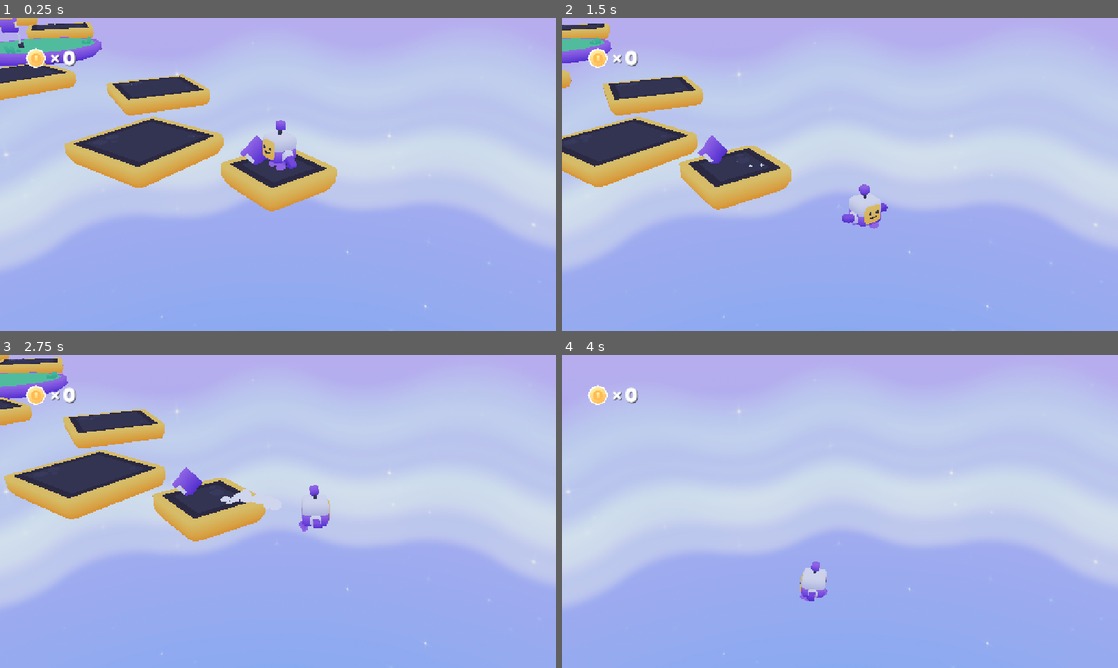
Above: before the commit, frames 1-4 (two rows, left to right).
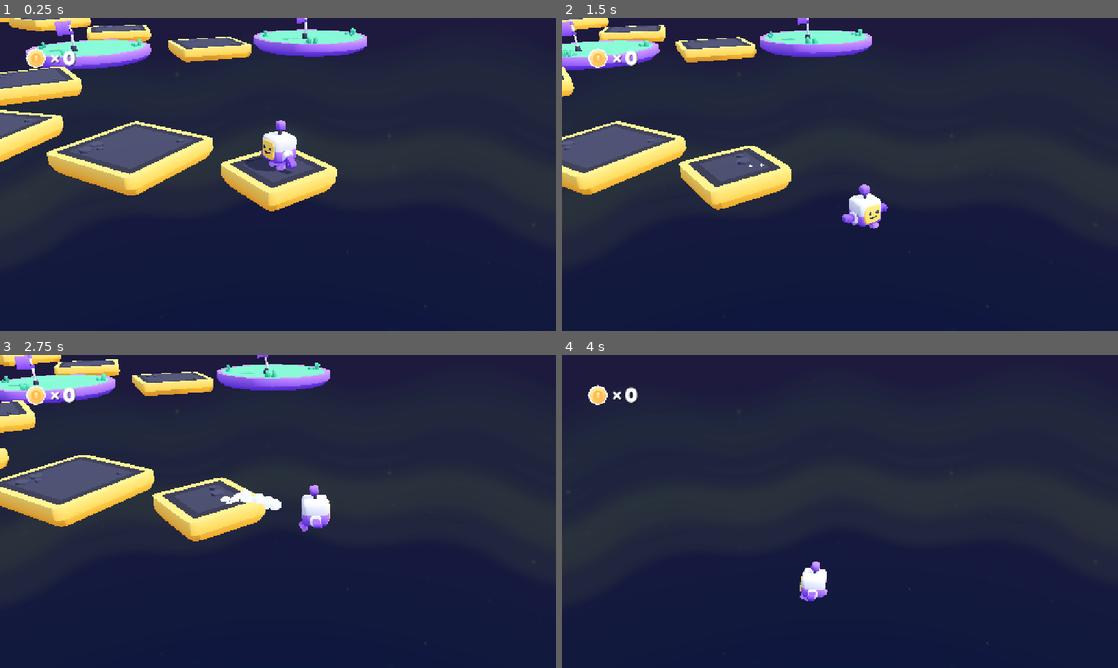
Above: after the commit, the same moments.

Repository: victorlvl47/3d-platformer-obby
Game: Godot game, scene res://scenes/simple_obby_level2.tscn
The game is run twice, just before and just after one commit, with the same random seed, the same clock (stepped at 60 frames per second) and the same inputs. This scene is started directly instead of the project's main scene.
Inputs (mouse positions are in pixels of both pictures, inside the frame that each line leads up to):
- Up to frame 1 (0.25 s): no input
- Up to frame 2 (1.5 s): move the mouse to (962, 158) at 0.52 s; hold D (move_right) 0.53-1.28 s; click (962, 158) at 0.67 s; tap Space (jump) at 0.77 s; move the mouse to (728, 190) at 1.27 s; hold S (move_back) from 1.28 s (still down)
- Up to frame 3 (2.75 s): tap Space (jump) at 1.52 s; move the mouse to (333, 442) at 2.02 s; release S (move_back) at 2.03 s; hold D (move_right) from 2.03 s (still down)
- Up to frame 4 (4 s): move the mouse to (812, 574) at 2.77 s; release D (move_right) at 2.78 s; hold W (move_forward) 2.78-3.53 s; click (812, 574) at 2.92 s; tap Space (jump) at 3.02, 3.77 s; move the mouse to (1006, 558) at 3.52 s; hold A (move_left) from 3.53 s (still down)

The runs differ from the first frame. In frame 1, 97% of the frame differs, in the area x 0-100%, y 0-100%; in frame 2, 98%; in frame 3, 98%; in frame 4, 100%.
Error before the commit: Invalid assignment of property or key 'light_energy' with value of type 'float' on a base object of type 'null instance'. (res://scripts/main.gd:9)

Commit message:
update obby level 2

Diff:
--- a/scenes/simple_obby_level2.tscn
+++ b/scenes/simple_obby_level2.tscn
@@ -43,65 +43,88 @@
 [node name="start-platform" parent="World" unique_id=426990814 instance=ExtResource("5_6nrd7")]
 transform = Transform3D(0.993085, 0, -0.117399, 0, 1, 0, 0.117399, 0, 0.993085, 0, 0, 0)
 
-[node name="warmup-platform-01" parent="World" unique_id=1486825096 instance=ExtResource("6_6duhy")]
-transform = Transform3D(0.9848077, 0, 0.1736482, 0, 1, 0, -0.1736482, 0, 0.9848077, -3.75, 0, 1.25)
+[node name="curve-hop-01" parent="World" unique_id=1486825096 instance=ExtResource("6_6duhy")]
+transform = Transform3D(0.9659258, 0, 0.258819, 0, 1, 0, -0.258819, 0, 0.9659258, -3.6, 0, 1.7)
 
-[node name="warmup-platform-02" parent="World" unique_id=1031141547 instance=ExtResource("6_6duhy")]
-transform = Transform3D(0.9659258, 0, -0.258819, 0, 1, 0, 0.258819, 0, 0.9659258, -7.5, 0.35, -1.35)
+[node name="curve-hop-02" parent="World" unique_id=1031141547 instance=ExtResource("6_6duhy")]
+transform = Transform3D(0.8660254, 0, 0.5, 0, 1, 0, -0.5, 0, 0.8660254, -6.8, 0.35, 4.4)
 
-[node name="warmup-platform-03" parent="World" unique_id=299750118 instance=ExtResource("6_6duhy")]
-transform = Transform3D(0.9961947, 0, 0.0871557, 0, 1, 0, -0.0871557, 0, 0.9961947, -10.9, 0.85, 2.2)
+[node name="curve-hop-03" parent="World" unique_id=299750118 instance=ExtResource("6_6duhy")]
+transform = Transform3D(0.9848077, 0, -0.1736482, 0, 1, 0, 0.1736482, 0, 0.9848077, -10.1, 0.8, 2.1)
 
 [node name="checkpoint-01-platform" parent="World" unique_id=853556179 instance=ExtResource("7_imh5h")]
-transform = Transform3D(1, 0, 0, 0, 1, 0, 0, 0, 1, -14.75, 1.2, 0)
+transform = Transform3D(1, 0, 0, 0, 1, 0, 0, 0, 1, -12.8, 1.15, -1.4)
 
 [node name="checkpoint-01-flag" parent="World" unique_id=1913460614 instance=ExtResource("8_7xo47")]
-transform = Transform3D(0.9961947, 0, 0.0871557, 0, 1, 0, -0.0871557, 0, 0.9961947, -14.35, 1.705, 0.85)
+transform = Transform3D(0.9961947, 0, 0.0871557, 0, 1, 0, -0.0871557, 0, 0.9961947, -12.35, 1.655, -0.55)
 
-[node name="stair-platform-01" parent="World" unique_id=789138624 instance=ExtResource("6_6duhy")]
-transform = Transform3D(0.9396926, 0, -0.3420201, 0, 1, 0, 0.3420201, 0, 0.9396926, -18.25, 1.55, -2.25)
+[node name="fake-side-hop" parent="World" unique_id=1546617949 instance=ExtResource("6_6duhy")]
+transform = Transform3D(0.9396926, 0, -0.3420201, 0, 1, 0, 0.3420201, 0, 0.9396926, -9.5, 1.3, -5.2)
 
-[node name="stair-platform-02" parent="World" unique_id=959310697 instance=ExtResource("6_6duhy")]
-transform = Transform3D(0.9848077, 0, 0.1736482, 0, 1, 0, -0.1736482, 0, 0.9848077, -21.65, 2, -0.25)
+[node name="fake-side-island" parent="World" unique_id=548771794 instance=ExtResource("7_imh5h")]
+transform = Transform3D(1, 0, 0, 0, 1, 0, 0, 0, 1, -6.5, 1.55, -8.5)
 
-[node name="stair-platform-03" parent="World" unique_id=437276030 instance=ExtResource("6_6duhy")]
-transform = Transform3D(0.9659258, 0, -0.258819, 0, 1, 0, 0.258819, 0, 0.9659258, -24.85, 2.45, 2.1)
+[node name="fake-side-flag" parent="World" unique_id=82759479 instance=ExtResource("8_7xo47")]
+transform = Transform3D(0.9961947, 0, 0.0871557, 0, 1, 0, -0.0871557, 0, 0.9961947, -6.05, 2.055, -7.65)
+
+[node name="stair-bend-01" parent="World" unique_id=789138624 instance=ExtResource("6_6duhy")]
+transform = Transform3D(0.9063078, 0, -0.4226183, 0, 1, 0, 0.4226183, 0, 0.9063078, -16.1, 1.45, -4.35)
+
+[node name="stair-bend-02" parent="World" unique_id=959310697 instance=ExtResource("6_6duhy")]
+transform = Transform3D(0.9848077, 0, 0.1736482, 0, 1, 0, -0.1736482, 0, 0.9848077, -19.3, 1.95, -2.15)
+
+[node name="stair-bend-03" parent="World" unique_id=437276030 instance=ExtResource("6_6duhy")]
+transform = Transform3D(0.8660254, 0, 0.5, 0, 1, 0, -0.5, 0, 0.8660254, -18.5, 2.45, 1.95)
+
+[node name="stair-bend-04" parent="World" unique_id=1686395057 instance=ExtResource("6_6duhy")]
+transform = Transform3D(0.9396926, 0, -0.3420201, 0, 1, 0, 0.3420201, 0, 0.9396926, -22.1, 2.95, 4.25)
 
 [node name="checkpoint-02-platform" parent="World" unique_id=232113668 instance=ExtResource("7_imh5h")]
-transform = Transform3D(1, 0, 0, 0, 1, 0, 0, 0, 1, -28.65, 2.65, 1.25)
+transform = Transform3D(1, 0, 0, 0, 1, 0, 0, 0, 1, -26.25, 3.2, 2.1)
 
 [node name="checkpoint-02-flag" parent="World" unique_id=1239226984 instance=ExtResource("8_7xo47")]
-transform = Transform3D(0.9961947, 0, 0.0871557, 0, 1, 0, -0.0871557, 0, 0.9961947, -28.25, 3.155, 2.1)
+transform = Transform3D(0.9961947, 0, 0.0871557, 0, 1, 0, -0.0871557, 0, 0.9961947, -25.8, 3.705, 2.95)
 
-[node name="snake-platform-01" parent="World" unique_id=1686395057 instance=ExtResource("6_6duhy")]
-transform = Transform3D(0.9063078, 0, 0.4226183, 0, 1, 0, -0.4226183, 0, 0.9063078, -32.15, 2.95, -1.55)
+[node name="snake-drop-01" parent="World" unique_id=2054323495 instance=ExtResource("6_6duhy")]
+transform = Transform3D(0.7660444, 0, 0.6427876, 0, 1, 0, -0.6427876, 0, 0.7660444, -30.1, 3.45, -1.25)
 
-[node name="snake-platform-02" parent="World" unique_id=2054323495 instance=ExtResource("6_6duhy")]
-transform = Transform3D(0.9396926, 0, -0.3420201, 0, 1, 0, 0.3420201, 0, 0.9396926, -35.65, 3.15, 2.1)
+[node name="snake-drop-02" parent="World" unique_id=1485126532 instance=ExtResource("6_6duhy")]
+transform = Transform3D(0.9396926, 0, -0.3420201, 0, 1, 0, 0.3420201, 0, 0.9396926, -33.4, 3.2, -4.25)
 
-[node name="snake-platform-03" parent="World" unique_id=1485126532 instance=ExtResource("6_6duhy")]
-transform = Transform3D(0.9848077, 0, 0.1736482, 0, 1, 0, -0.1736482, 0, 0.9848077, -39.35, 3.35, -1.95)
+[node name="snake-rise-01" parent="World" unique_id=89158126 instance=ExtResource("6_6duhy")]
+transform = Transform3D(0.9848077, 0, 0.1736482, 0, 1, 0, -0.1736482, 0, 0.9848077, -36.75, 3.55, -1.1)
 
-[node name="rest-island-platform" parent="World" unique_id=89158126 instance=ExtResource("7_imh5h")]
-transform = Transform3D(1, 0, 0, 0, 1, 0, 0, 0, 1, -43.15, 3.5, 0.35)
+[node name="snake-rise-02" parent="World" unique_id=1787499465 instance=ExtResource("6_6duhy")]
+transform = Transform3D(0.7660444, 0, -0.6427876, 0, 1, 0, 0.6427876, 0, 0.7660444, -35.2, 3.9, 3.25)
 
-[node name="rest-island-flag" parent="World" unique_id=1546617949 instance=ExtResource("8_7xo47")]
-transform = Transform3D(0.9961947, 0, 0.0871557, 0, 1, 0, -0.0871557, 0, 0.9961947, -42.75, 4.005, 1.2)
+[node name="rest-island-platform" parent="World" unique_id=2085166099 instance=ExtResource("7_imh5h")]
+transform = Transform3D(1, 0, 0, 0, 1, 0, 0, 0, 1, -39.5, 4.1, 5.45)
 
-[node name="final-turn-platform-01" parent="World" unique_id=548771794 instance=ExtResource("6_6duhy")]
-transform = Transform3D(0.8660254, 0, -0.5, 0, 1, 0, 0.5, 0, 0.8660254, -46.85, 3.8, 3.15)
+[node name="rest-island-flag" parent="World" unique_id=953657504 instance=ExtResource("8_7xo47")]
+transform = Transform3D(0.9961947, 0, 0.0871557, 0, 1, 0, -0.0871557, 0, 0.9961947, -39.05, 4.605, 6.3)
 
-[node name="final-turn-platform-02" parent="World" unique_id=82759479 instance=ExtResource("6_6duhy")]
-transform = Transform3D(0.9961947, 0, 0.0871557, 0, 1, 0, -0.0871557, 0, 0.9961947, -50.55, 4.05, 0.25)
+[node name="final-wrap-01" parent="World" unique_id=2117664495 instance=ExtResource("6_6duhy")]
+transform = Transform3D(0.8660254, 0, -0.5, 0, 1, 0, 0.5, 0, 0.8660254, -43.25, 4.35, 2.45)
 
-[node name="final-turn-platform-03" parent="World" unique_id=1787499465 instance=ExtResource("6_6duhy")]
-transform = Transform3D(0.9063078, 0, 0.4226183, 0, 1, 0, -0.4226183, 0, 0.9063078, -54.15, 4.35, -2.25)
+[node name="final-wrap-02" parent="World" unique_id=680197015 instance=ExtResource("6_6duhy")]
+transform = Transform3D(0.7071068, 0, -0.7071068, 0, 1, 0, 0.7071068, 0, 0.7071068, -46.3, 4.55, -0.95)
 
-[node name="finish-platform" parent="World" unique_id=2085166099 instance=ExtResource("7_imh5h")]
-transform = Transform3D(1, 0, 0, 0, 1, 0, 0, 0, 1, -58.25, 4.65, 0)
+[node name="final-wrap-03" parent="World" unique_id=36941669 instance=ExtResource("6_6duhy")]
+transform = Transform3D(0.8660254, 0, 0.5, 0, 1, 0, -0.5, 0, 0.8660254, -49.75, 4.85, 1.9)
 
-[node name="finish-flag" parent="World" unique_id=953657504 instance=ExtResource("8_7xo47")]
-transform = Transform3D(-0.422618, -0.694272, 0.582563, 0, 0.642788, 0.766044, -0.906308, 0.323744, -0.271654, 0, 0, 0)
+[node name="final-wrap-04" parent="World" unique_id=308868183 instance=ExtResource("6_6duhy")]
+transform = Transform3D(0.9396926, 0, -0.3420201, 0, 1, 0, 0.3420201, 0, 0.9396926, -53.1, 5.15, -1.35)
+
+[node name="finish-platform" parent="World" unique_id=301280328 instance=ExtResource("7_imh5h")]
+transform = Transform3D(1, 0, 0, 0, 1, 0, 0, 0, 1, -57.25, 5.35, 1.4)
+
+[node name="finish-flag" parent="World" unique_id=498776039 instance=ExtResource("8_7xo47")]
+transform = Transform3D(0.9961947, 0, 0.0871557, 0, 1, 0, -0.0871557, 0, 0.9961947, -56.8, 5.855, 2.25)
+
+[node name="Sun" type="DirectionalLight3D" parent="." unique_id=1222995397]
+transform = Transform3D(-0.42261794, -0.6942719, 0.58256376, 0, 0.64278793, 0.7660442, -0.9063079, 0.32374403, -0.27165374, 0, 0, 0)
+shadow_enabled = true
+shadow_opacity = 0.75
 
 [node name="HUD" type="Control" parent="." unique_id=750762174]
 layout_mode = 3
